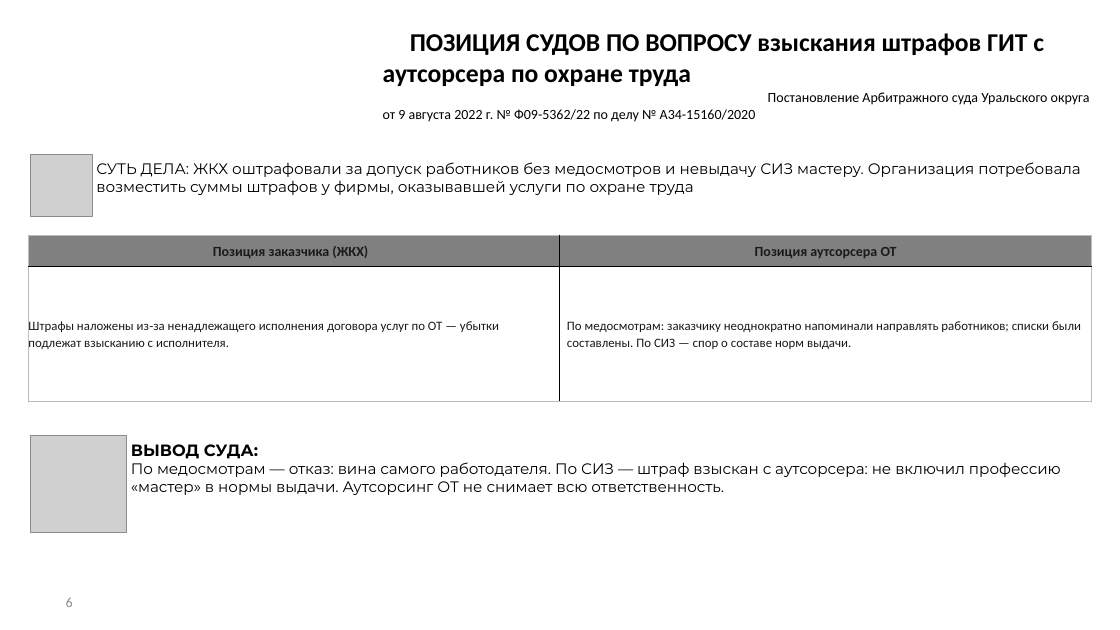
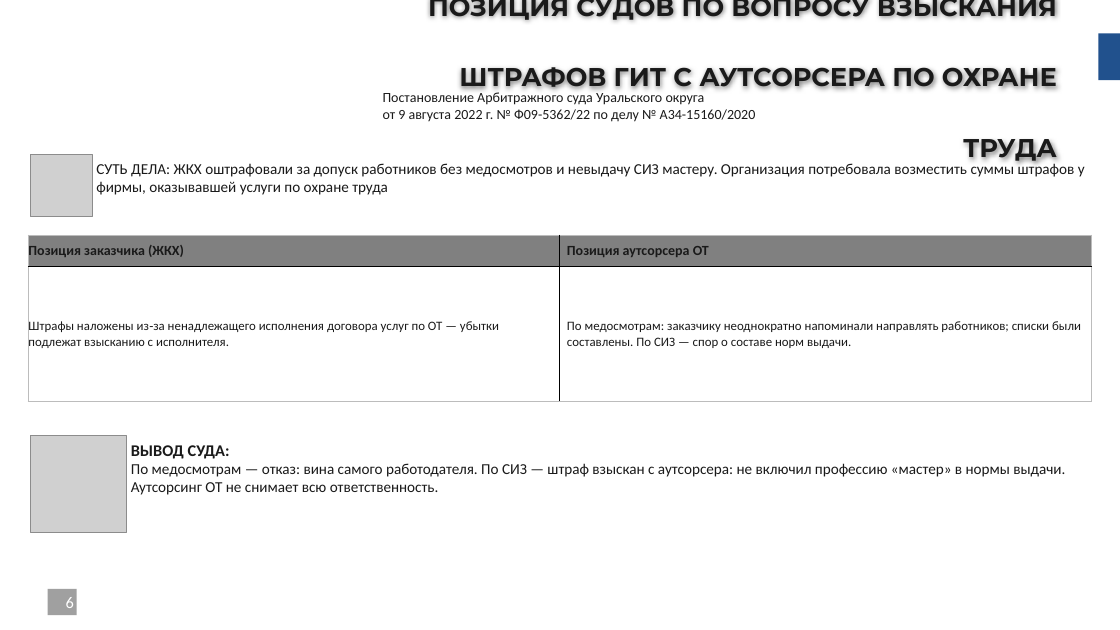
Before and after one commit to lysakalenushka-hash/-, a slide deck: slide 6 of Презентация_треш_кейсы_ОТ_желтые.pptx. Drawn at 1120x630 pixels with LibreOffice and Linux fonts; fonts in the diff are those of the drawing; grey boxes stand for pictures; background and template pictures are left out. Boxes give left, top, right and bottom in pixels: in the first picture for what was removed or moved away, otherwise in the second. Text is boxed around its words. In the diff, an @@ line names an element or a change of style, - is before the commit and + after.

```diff
--- a/Презентация_треш_кейсы_ОТ_желтые.pptx
+++ b/Презентация_треш_кейсы_ОТ_желтые.pptx
@@ title at (428,0,1057,163): text changed; font Calibri to Montserrat; text colour #000000 to #1A1A1A @@
-ПОЗИЦИЯ СУДОВ ПО ВОПРОСУ взыскания штрафов ГИТ с аутсорсера по охране труда
+ПОЗИЦИЯ СУДОВ ПО ВОПРОСУ ВЗЫСКАНИЯ ШТРАФОВ ГИТ С АУТСОРСЕРА ПО ОХРАНЕ ТРУДА
@@ rectangle added at (1099,34,1120,81), fill #21518D @@
@@ text "Постановление Арбитражного суда Уральского округа" at (383,92,756,122): text colour #000000 to #1A1A1A; alignment right to left @@
@@ text "СУТЬ ДЕЛА: ЖКХ оштрафовали за ..." at (96,161,1085,195): font Montserrat to Calibri, text colour #000000 to #1A1A1A @@
@@ table at (29,235,1092,402) @@
@@ alignment centre to left @@
@@ line spacing 1.07 to 1 @@
@@ less space between paragraphs @@
@@ text "ВЫВОД СУДА:" at (131,445,1065,495): font Montserrat to Calibri, text colour #000000 to #1A1A1A @@
@@ rectangle added at (48,589,77,615), fill #535353 at 55% opacity @@
@@ page number at (66,597,74,608): size 12 to 14 pt, text colour #8C8C8C to #FFFFFF @@
```
Also in this commit, not shown: 7 other slides changed.
